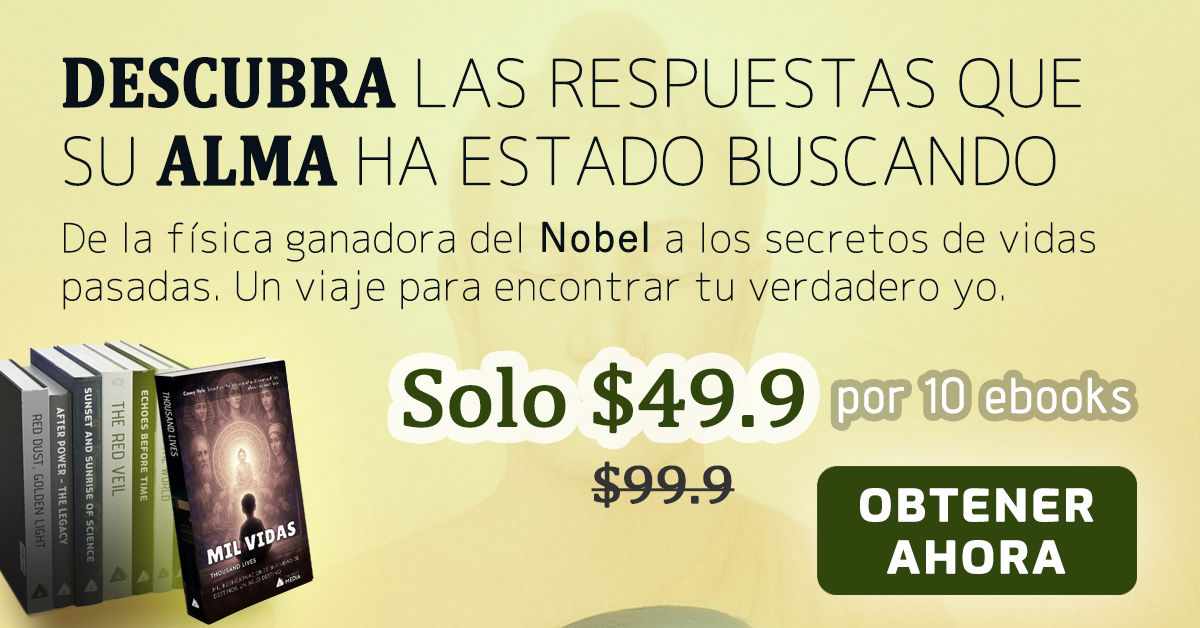
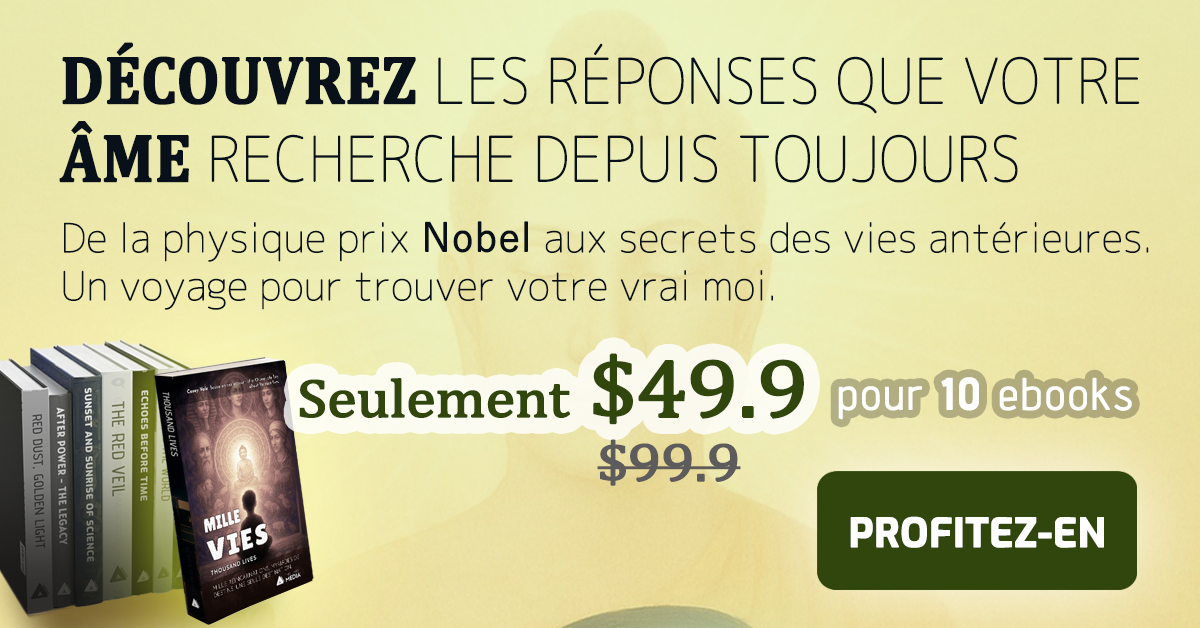
Two versions of the same layered image (1200×628). Layer-by-layer changes:
renamed "DESCUBRA LAS RESPUESTAS QUE SU ALMA HA ESTADO BUSCANDO" to "DÉCOUVREZ LES RÉPONSES QUE VOTRE ÂME RECHERCHE DEPUIS TOUJOURS", painted on it over box(59, 42, 1140, 186)
painted on "Ancient history, secret politics, and the" over box(63, 221, 1149, 310)
painted on "$99.90" over box(591, 439, 741, 508)
painted on "ONLY $49.90" over box(299, 353, 804, 434)
painted on "For 10 ebooks" over box(838, 377, 1132, 424)
added layer "Layer 5" above "Layer 4" over box(175, 361, 310, 619)
renamed "OBTENER AHORA" to "PROFITEZ-EN", painted on it over box(850, 488, 1104, 574)
hid "button_bg copy 2" over box(817, 466, 1137, 595)
showed "button_bg copy" over box(817, 471, 1137, 590)